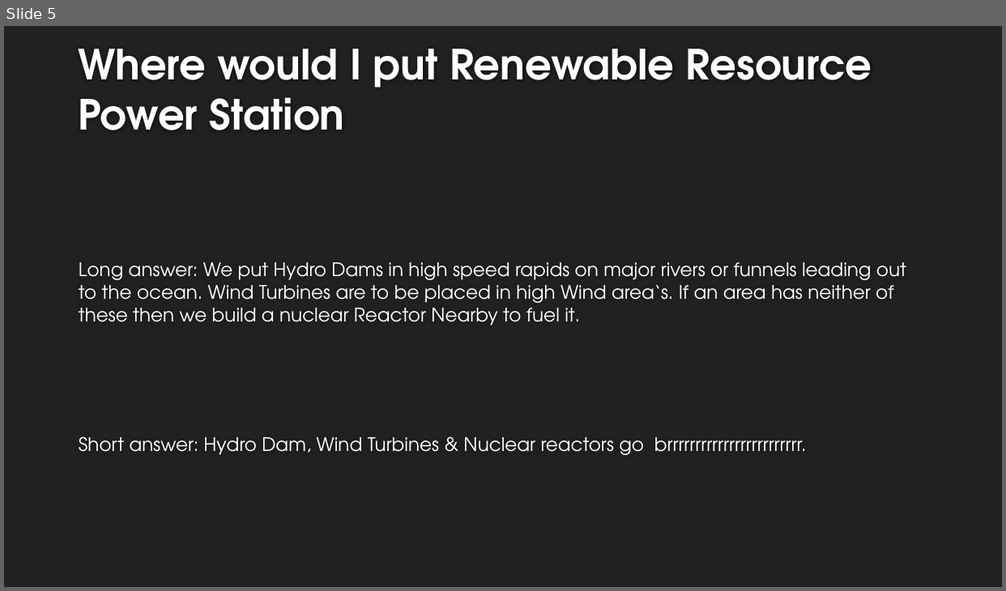
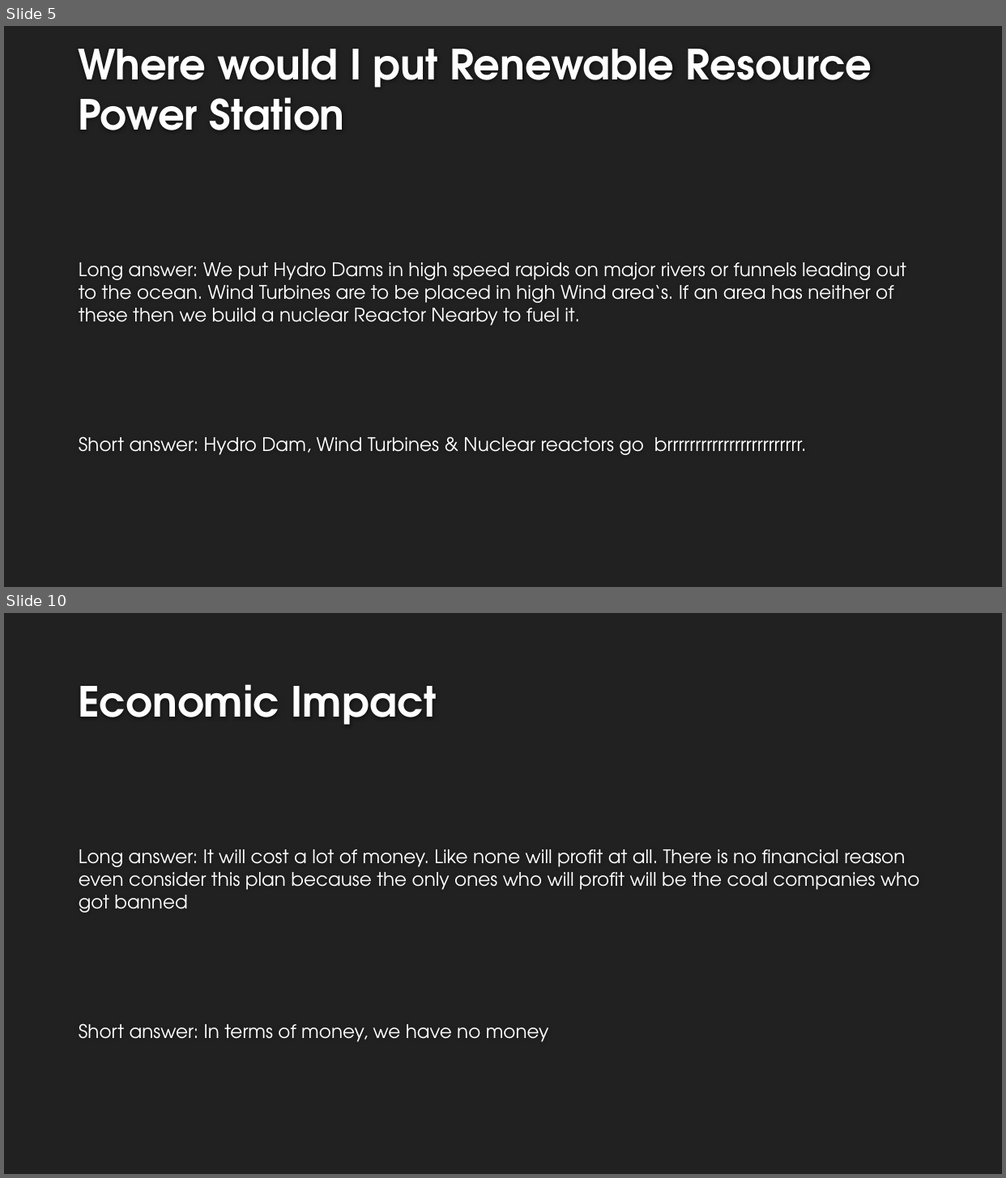
Before and after one commit to ScienceAssignment/ScienceAssignment.github.io, a slide deck: PowerPoint/BackgroundPowerPoint.pptx. Shown one above the other, each under a label of ours: slide 5 before the commit, slides 5 and 10 after it; the slides between them are not shown. The pictures are 1006x591 and 1006x1178 pixels, drawn with LibreOffice and Linux fonts; fonts in the diff are those of the drawing; background and template pictures are left out. Boxes give left, top, right and bottom in pixels: in the first picture for what was removed or moved away, otherwise in the second. Text is boxed around its words. In the diff, an @@ line names an element or a change of style, - is before the commit and + after.

```diff
--- a/PowerPoint/BackgroundPowerPoint.pptx
+++ b/PowerPoint/BackgroundPowerPoint.pptx
@@ slide 10 added at (x1=4, y1=613, x2=1002, y2=1174), background #212121 @@
@@ title added at (x1=78, y1=684, x2=437, y2=725), 40 pt, text #FEFEFE, bold @@
+Economic Impact
@@ text added at (x1=79, y1=850, x2=919, y2=1042), 18 pt, text #FFFFFF @@
+Long answer: It will cost a lot of money. Like none will profit at all. There is no financial reason even consider this plan because the only ones who will profit will be the coal companies who got banned
+Short answer: In terms of money, we have no money
```
Also in this commit, not shown: 1 slide changed, 4 other slides added, 1 other file.
